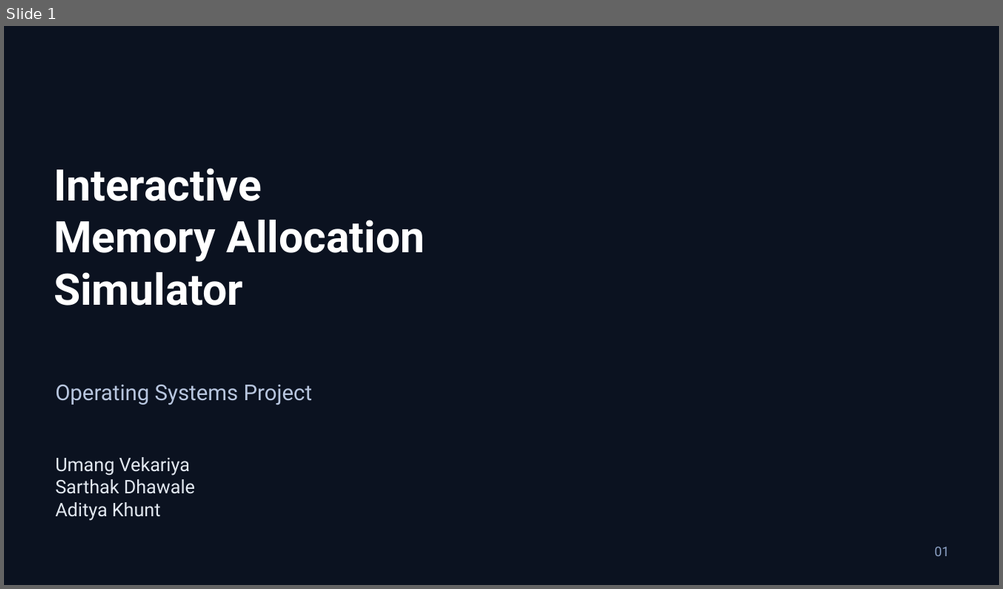
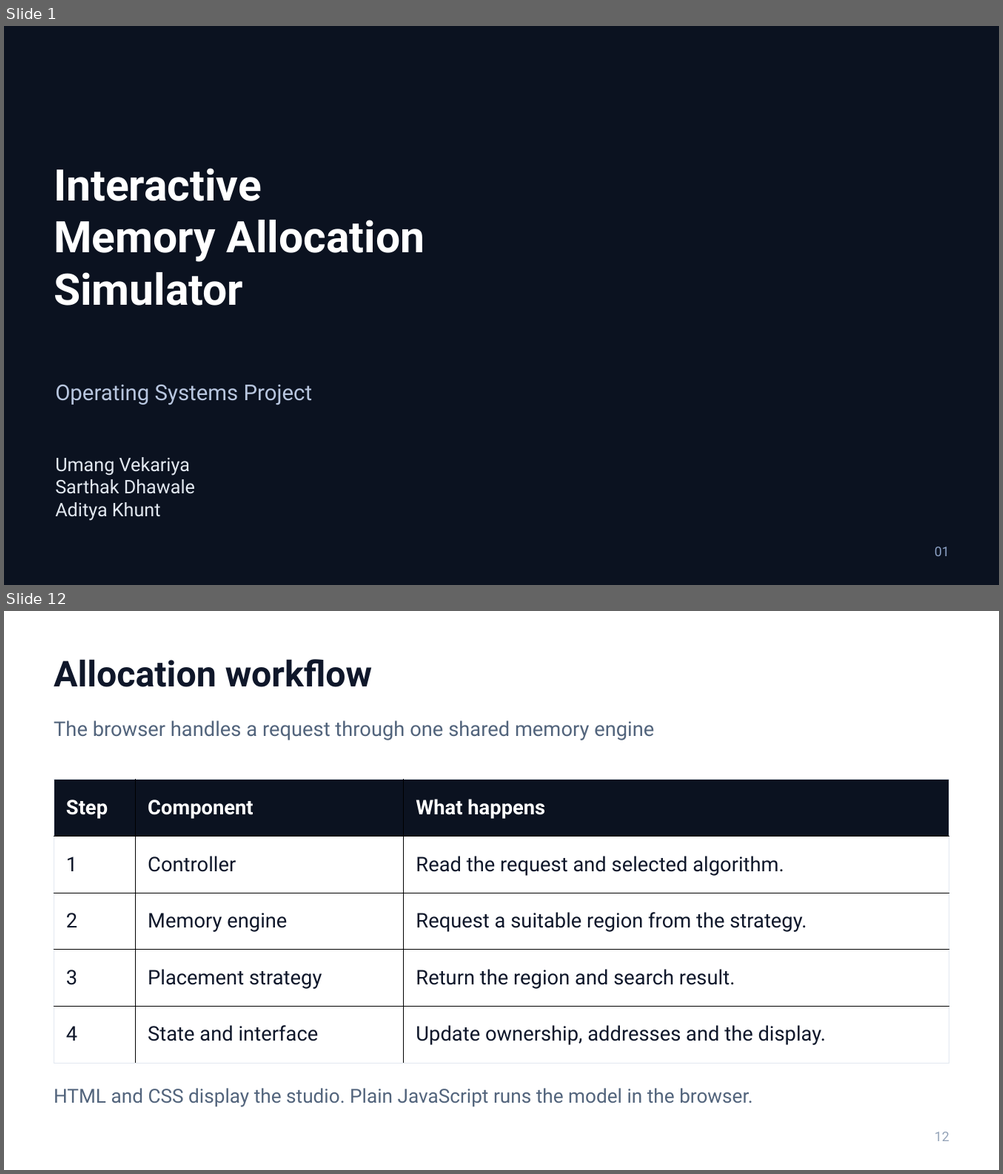
Before and after one commit to Umang-Vekariya/interactive-memory-allocation-simulator, a slide deck: docs/presentation/Interactive-Memory-Allocation-Simulator.pptx. Shown one above the other, each under a label of ours: slide 1 before the commit, slides 1 and 12 after it; the slides between them are not shown. The pictures are 1003x589 and 1003x1174 pixels, drawn with LibreOffice and Linux fonts; fonts in the diff are those of the drawing; background and template pictures are left out. Boxes give left, top, right and bottom in pixels: in the first picture for what was removed or moved away, otherwise in the second. Text is boxed around its words. In the diff, an @@ line names an element or a change of style, - is before the commit and + after.

Commit message:
Refocus OS presentation on allocation concepts and measured results

```diff
--- a/docs/presentation/Interactive-Memory-Allocation-Simulator.pptx
+++ b/docs/presentation/Interactive-Memory-Allocation-Simulator.pptx
@@ slide 12 added at box(4, 611, 999, 1170), background #FFFFFF @@
@@ text added at box(54, 659, 372, 687), 34.5 pt, text #0F172A, bold @@
+Allocation workflow
@@ text added at box(54, 721, 654, 741), 19.5 pt, text #52647C @@
+The browser handles a request through one shared memory engine
@@ table added at box(54, 780, 948, 1063), 5 rows, 3 columns @@
+Step | Component | What happens
+1 | Controller | Read the request and selected algorithm.
+2 | Memory engine | Request a suitable region from the strategy.
+3 | Placement strategy | Return the region and search result.
+4 | State and interface | Update ownership, addresses and the display.
@@ text added at box(54, 1088, 753, 1108), 18.8 pt, text #52647C @@
+HTML and CSS display the studio. Plain JavaScript runs the model in the browser.
@@ text added at box(934, 1132, 949, 1142), 12.8 pt, text #94A3B8 @@
+12
```
Also in this commit, not shown: 5 slides changed, 7 other slides added, 12 slides removed, 1 other file.
